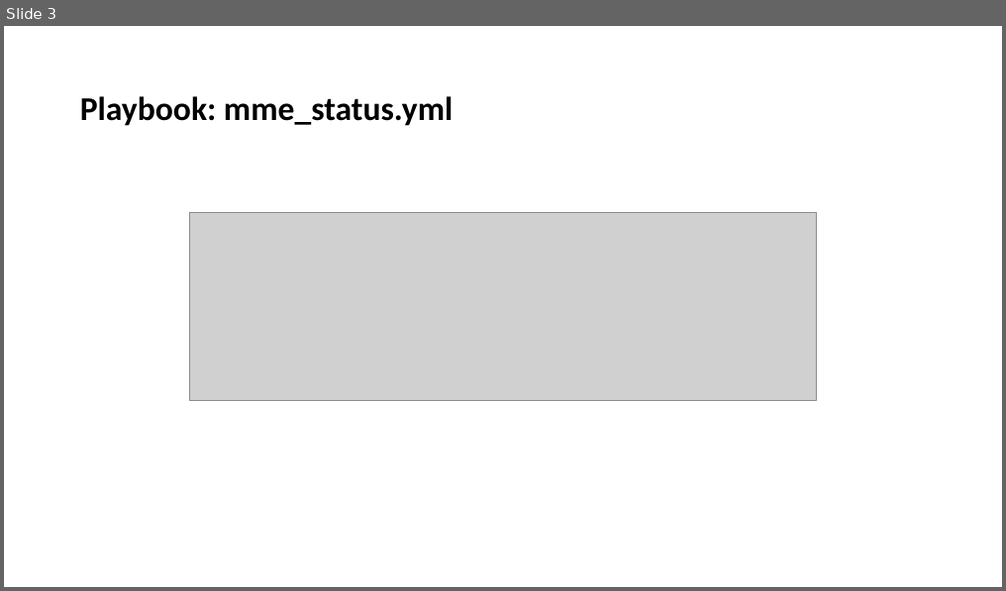
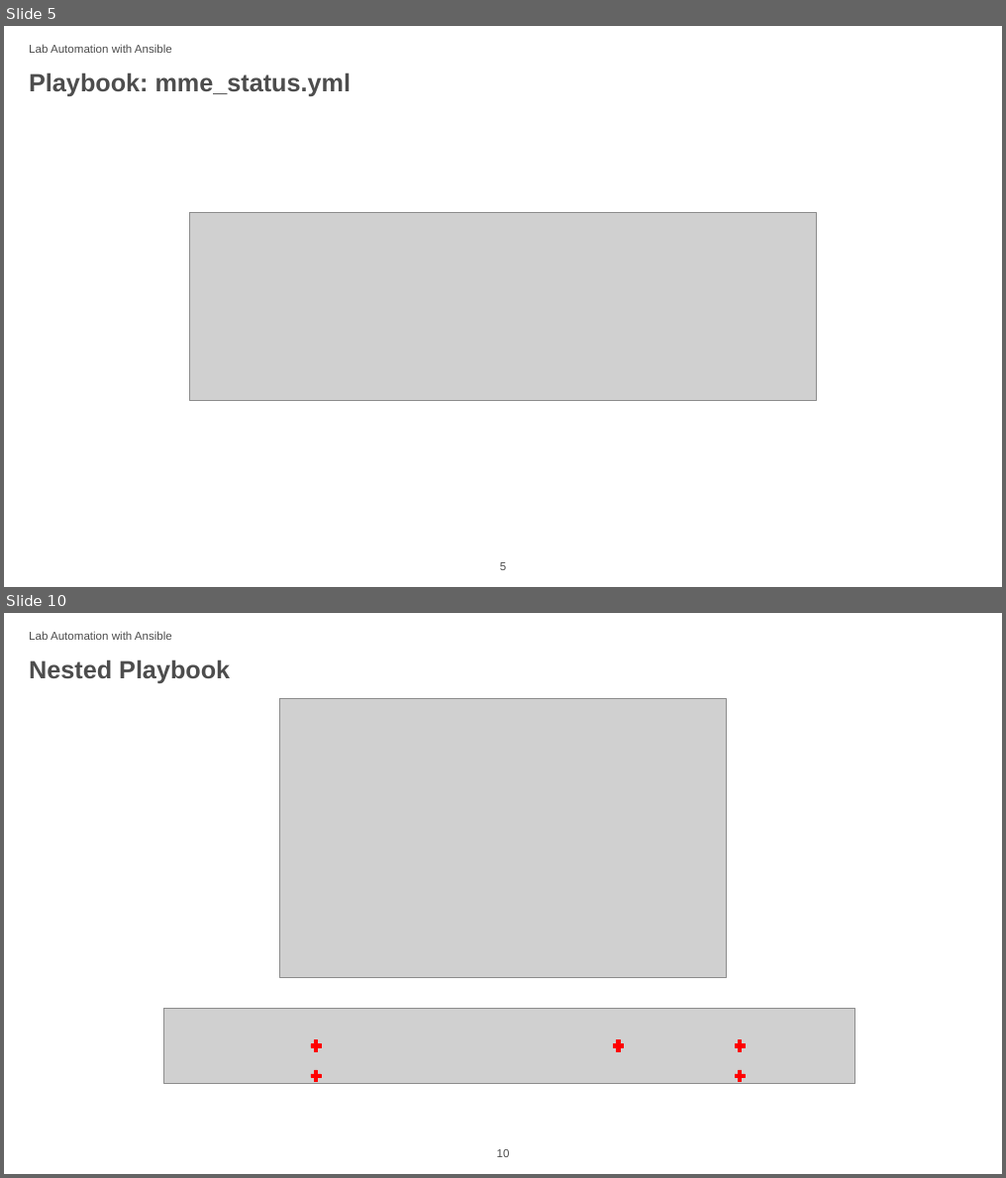
Before and after one commit to harshal-vaze/Automation-with-Ansible, a slide deck: Lab Automation.pptx. Shown one above the other, each under a label of ours: slide 3 before the commit, slides 5 and 10 after it; the slides between them are not shown. The pictures are 1006x591 and 1006x1178 pixels, drawn with LibreOffice and Linux fonts; fonts in the diff are those of the drawing; grey boxes stand for pictures; background and template pictures are left out. Boxes give left, top, right and bottom in pixels: in the first picture for what was removed or moved away, otherwise in the second. Text is boxed around its words. In the diff, an @@ line names an element or a change of style, - is before the commit and + after.

```diff
--- a/Lab Automation.pptx
+++ b/Lab Automation.pptx
@@ slide 10 added at bbox=[4, 613, 1002, 1174], background #FFFFFF; not listed: 1 template element that a slide beside it also shows @@
@@ text added at bbox=[29, 631, 172, 640], 11 pt, text #4D4D4D @@
+Lab Automation with Ansible
@@ title added at bbox=[29, 660, 230, 683], 24 pt, text #4D4D4D, bold @@
+Nested Playbook
@@ picture added at bbox=[279, 699, 727, 978] @@
@@ picture added at bbox=[163, 1009, 854, 1084] @@
@@ plus sign added at bbox=[310, 1039, 323, 1054], fill #FF0000, outline #FF0000 0.75 pt @@
@@ plus sign added at bbox=[611, 1039, 625, 1054], fill #FF0000, outline #FF0000 0.75 pt @@
@@ plus sign added at bbox=[734, 1039, 746, 1054], fill #FF0000, outline #FF0000 0.75 pt @@
@@ plus sign added at bbox=[310, 1068, 323, 1083], fill #FF0000, outline #FF0000 0.75 pt @@
@@ plus sign added at bbox=[734, 1068, 746, 1083], fill #FF0000, outline #FF0000 0.75 pt @@
@@ what was slide 3 is now slide 5 @@
@@ slide 5 changed as well @@
@@ text added at bbox=[29, 44, 172, 53], 11 pt, text #4D4D4D @@
+Lab Automation with Ansible
@@ title "Playbook: mme_status.yml": place and size @@
-title "Playbook: mme_status.yml" at bbox=[80, 96, 452, 126]
+title "Playbook: mme_status.yml" at bbox=[29, 73, 350, 96]
@@ title "Playbook: mme_status.yml" at bbox=[29, 73, 350, 96]: size 32 to 24 pt, font Calibri to Arial, text colour #000000 to #4D4D4D; vertical alignment middle to top @@
@@ page number added at bbox=[500, 563, 506, 570], 11 pt, text #4B4B4B @@
+5
```
Also in this commit, not shown: 3 other slides changed, 14 other slides added, 1 slide removed, 1 other file.
